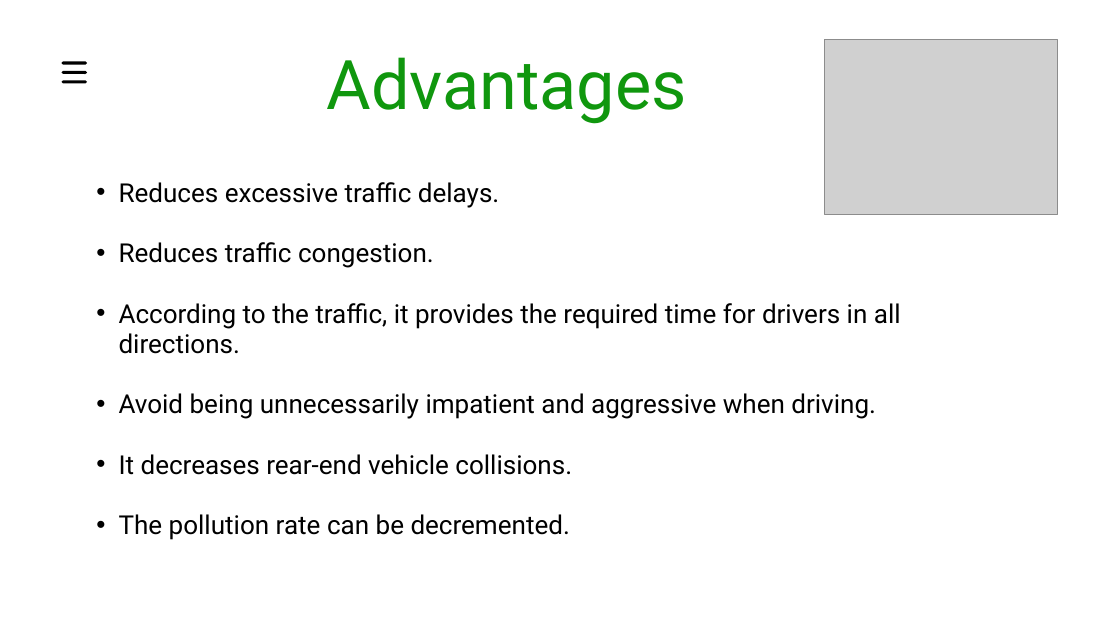
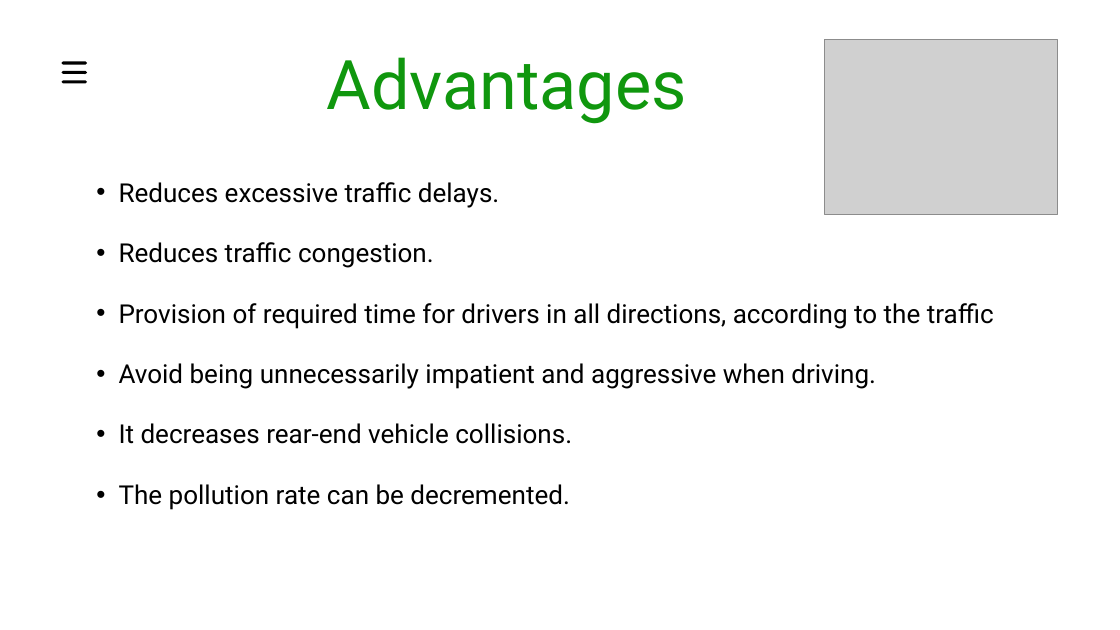
Before and after one commit to snehakumares/2021_IBM_Code_Challenge_AutomaticTrafficSystem, a slide deck: slide 7 of presentation/Automatic traffic signalling system.pptx (slide 8 before the commit). Drawn at 1120x630 pixels with LibreOffice and Linux fonts; fonts in the diff are those of the drawing; grey boxes stand for pictures. Boxes give left, top, right and bottom in pixels: in the first picture for what was removed or moved away, otherwise in the second. Text is boxed around its words. In the diff, an @@ line names an element or a change of style, - is before the commit and + after.

```diff
--- a/presentation/Automatic traffic signalling system.pptx
+++ b/presentation/Automatic traffic signalling system.pptx
@@ text at bbox=[119, 303, 994, 329]: text changed @@
-  • According to the traffic, it provides the required time for drivers in all directions.
+  • Provision of required time for drivers in all directions, according to the traffic
```
Also in this commit, not shown: 5 other slides changed, 1 slide removed.
